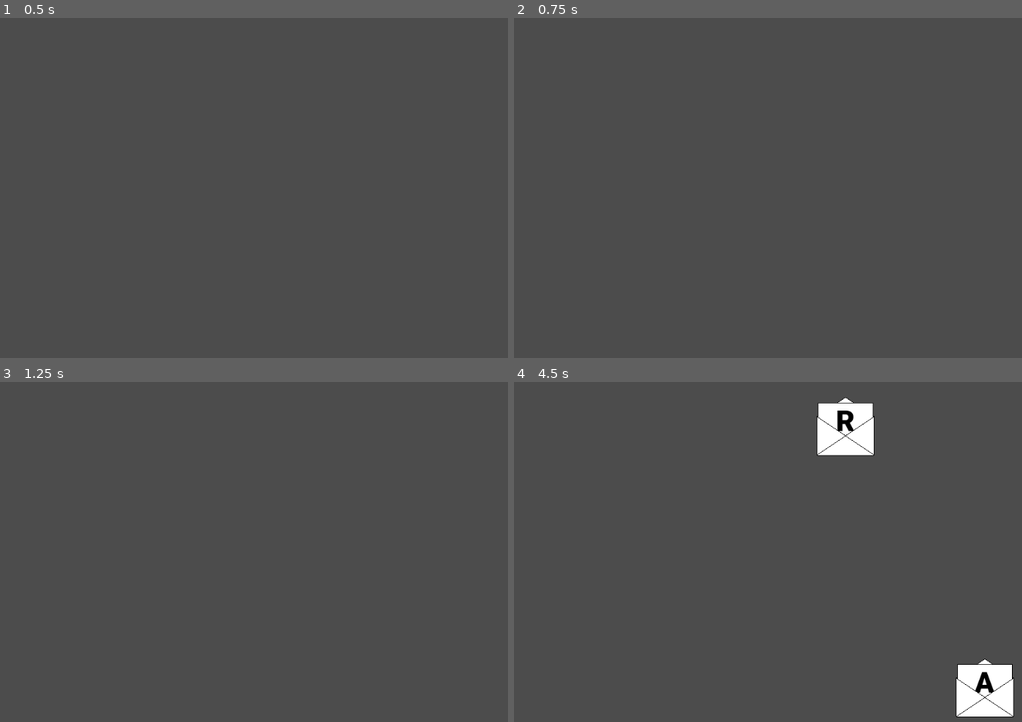
Above: before the commit, frames 1-4 (two rows, left to right).
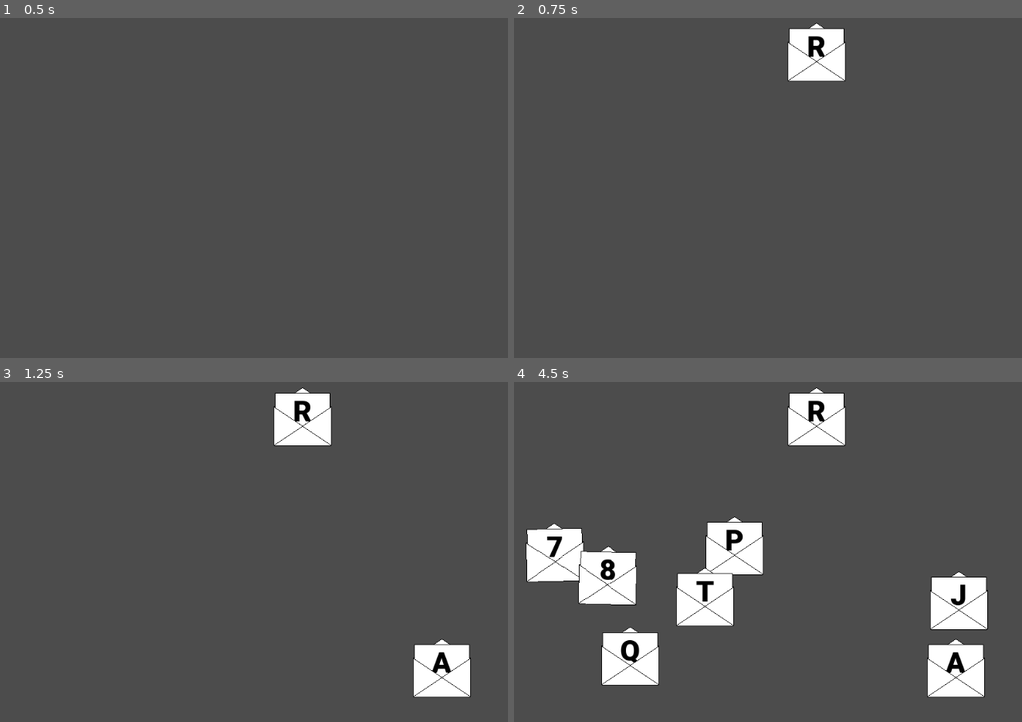
Above: after the commit, the same moments.

Repository: xphere/spamail-openjam-2018
Game: Godot game, scene res://actors/level/Level.tscn
The game is run twice, just before and just after one commit, with the same random seed, the same clock (stepped at 60 frames per second) and the same inputs. The project has no main scene, so this scene is started directly.
Inputs:
- Up to frame 1 (0.5 s): no input
- Up to frame 2 (0.75 s): tap Enter at 0.5 s
- Up to frame 3 (1.25 s): no input
- Up to frame 4 (4.5 s): tap Space at 2.75 s

Frame 1 is identical in both runs. In frame 2, 1.8% of the frame differs, in the area x 53-66%, y 1-19%; in frame 3, 3.5%; in frame 4, 15%, in the area x 2-99%, y 1-99%.

Commit message:
playground boundaries

Diff:
--- a/actors/envelope/Envelope.gd
+++ b/actors/envelope/Envelope.gd
@@ -6,8 +6,9 @@
 
 
 func set_label(label : String) -> void:
-	$Letter/Label.text = label
+	$Pivot/Letter/Label.text = label
 	self.label = label
+
 
 func kill() -> void:
 	queue_free()
--- a/actors/envelope/Envelope.tscn
+++ b/actors/envelope/Envelope.tscn
@@ -18,10 +18,10 @@
 font_data = ExtResource( 5 )
 _sections_unfolded = [ "Font" ]
 
-[sub_resource type="RectangleShape2D" id=2]
+[sub_resource type="CircleShape2D" id=3]
 
 custom_solver_bias = 0.0
-extents = Vector2( 52, 52 )
+radius = 48.0
 
 [node name="Envelope" type="RigidBody2D"]
 input_pickable = false
@@ -42,24 +42,25 @@
 angular_damp = -1.0
 script = ExtResource( 1 )
 
-[node name="Back" type="Sprite" parent="."]
+[node name="Pivot" type="Position2D" parent="."]
+editor/display_folded = true
+position = Vector2( -48, -33 )
+
+[node name="Back" type="Sprite" parent="Pivot"]
 texture = ExtResource( 2 )
 centered = false
-_sections_unfolded = [ "Offset" ]
 
-[node name="Opened" type="Sprite" parent="."]
+[node name="Opened" type="Sprite" parent="Pivot"]
 position = Vector2( 2, -31 )
 texture = ExtResource( 3 )
 centered = false
-_sections_unfolded = [ "Offset" ]
 
-[node name="Letter" type="Sprite" parent="."]
+[node name="Letter" type="Sprite" parent="Pivot"]
 position = Vector2( 2, -22 )
 texture = ExtResource( 4 )
 centered = false
-_sections_unfolded = [ "Offset" ]
 
-[node name="Label" type="Label" parent="Letter"]
+[node name="Label" type="Label" parent="Pivot/Letter"]
 modulate = Color( 0, 0, 0, 1 )
 anchor_left = 0.0
 anchor_top = 0.0
@@ -71,29 +72,26 @@
 mouse_default_cursor_shape = 0
 size_flags_horizontal = 1
 size_flags_vertical = 4
-custom_fonts/font = SubResource( 1 )
+custom_fonts/font = SubResource( 2 )
 text = "A"
 align = 1
 valign = 1
 percent_visible = 1.0
 lines_skipped = 0
 max_lines_visible = -1
-_sections_unfolded = [ "Visibility", "custom_fonts", "custom_fonts/font" ]
 
-[node name="Closed" type="Sprite" parent="."]
+[node name="Closed" type="Sprite" parent="Pivot"]
 visible = false
 position = Vector2( 2, 1 )
 texture = ExtResource( 6 )
 centered = false
-_sections_unfolded = [ "Offset" ]
 
-[node name="Front" type="Sprite" parent="."]
+[node name="Front" type="Sprite" parent="Pivot"]
 position = Vector2( 1, 1 )
 texture = ExtResource( 7 )
 centered = false
-_sections_unfolded = [ "Offset" ]
 
 [node name="Collision" type="CollisionShape2D" parent="."]
-position = Vector2( 48, 16.5 )
-shape = SubResource( 2 )
-_sections_unfolded = [ "Transform", "shape" ]
+position = Vector2( 0, -16 )
+rotation = 1.5708
+shape = SubResource( 3 )
--- a/actors/level/Level.tscn
+++ b/actors/level/Level.tscn
@@ -6,12 +6,22 @@
 [ext_resource path="res://actors/envelope/Envelope.tscn" type="PackedScene" id=4]
 [ext_resource path="res://actors/level/Timer.gd" type="Script" id=5]
 
+[sub_resource type="RectangleShape2D" id=2]
+
+custom_solver_bias = 0.0
+extents = Vector2( 5, 330 )
+
+[sub_resource type="RectangleShape2D" id=3]
+
+custom_solver_bias = 0.0
+extents = Vector2( 540, 5 )
+
 [sub_resource type="Curve" id=1]
 
 min_value = 0.1
 max_value = 2.0
 bake_resolution = 100
-_data = [ Vector2( 0, 2 ), 0.0, 0.0, 0, 0, Vector2( 0.0544842, 1.48472 ), 0.0, 0.0, 0, 0, Vector2( 0.412152, 0.93296 ), -4.3448, 0.933498, 0, 0, Vector2( 1, 0.1 ), 0.0, 0.0, 0, 0 ]
+_data = [ Vector2( 0, 0.56512 ), 0.0, 0.0, 0, 0, Vector2( 0.241617, 0.41464 ), 0.0, 0.0, 0, 0, Vector2( 0.56294, 0.23072 ), -4.3448, 0.933498, 0, 0, Vector2( 1, 0.1 ), 0.0, 0.0, 0, 0 ]
 
 [node name="Level" type="Control"]
 anchor_left = 0.0
@@ -25,15 +35,37 @@
 size_flags_horizontal = 1
 size_flags_vertical = 1
 script = ExtResource( 1 )
+_sections_unfolded = [ "Rect", "curve" ]
 
-[node name="Playground" type="Node2D" parent="."]
+[node name="Playground" type="StaticBody2D" parent="."]
 position = Vector2( 152, 80 )
+input_pickable = false
+collision_layer = 1
+collision_mask = 1
+constant_linear_velocity = Vector2( 0, 0 )
+constant_angular_velocity = 0.0
 script = ExtResource( 2 )
 _sections_unfolded = [ "Transform" ]
 
 [node name="Corner" type="Position2D" parent="Playground"]
 position = Vector2( 720, 440 )
 _sections_unfolded = [ "Transform" ]
+
+[node name="CollisionLeft" type="CollisionShape2D" parent="Playground"]
+position = Vector2( -50, 220 )
+shape = SubResource( 2 )
+
+[node name="CollisionRight" type="CollisionShape2D" parent="Playground"]
+position = Vector2( 770, 220 )
+shape = SubResource( 2 )
+
+[node name="CollisionUp" type="CollisionShape2D" parent="Playground"]
+position = Vector2( 360, -50 )
+shape = SubResource( 3 )
+
+[node name="CollisionDown" type="CollisionShape2D" parent="Playground"]
+position = Vector2( 360, 490 )
+shape = SubResource( 3 )
 
 [node name="Factory" type="Node" parent="."]
 script = ExtResource( 3 )
Not shown: 1 places in actors/envelope/Envelope.tscn that only renumber resources
Not shown: 1 places in actors/level/Level.tscn that only renumber resources
